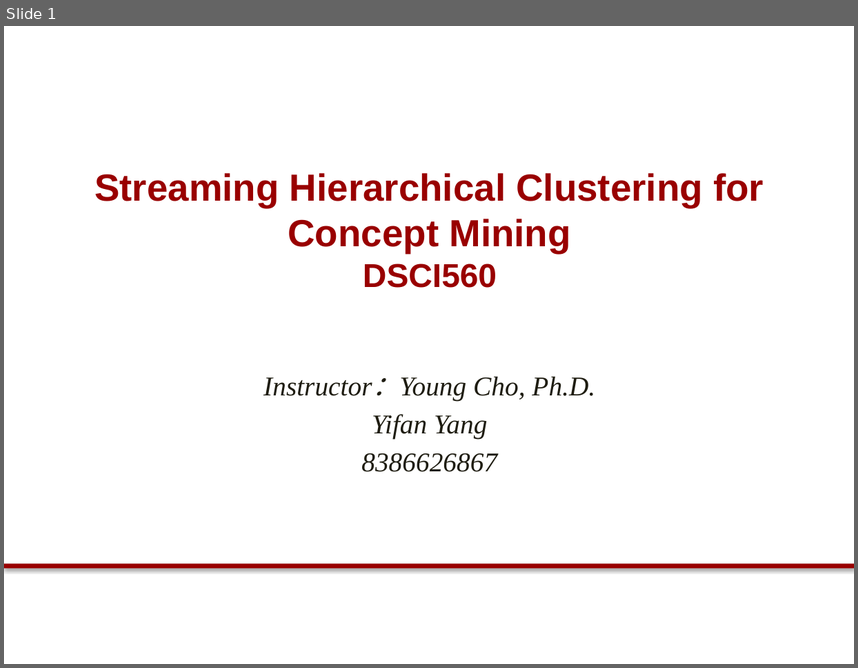
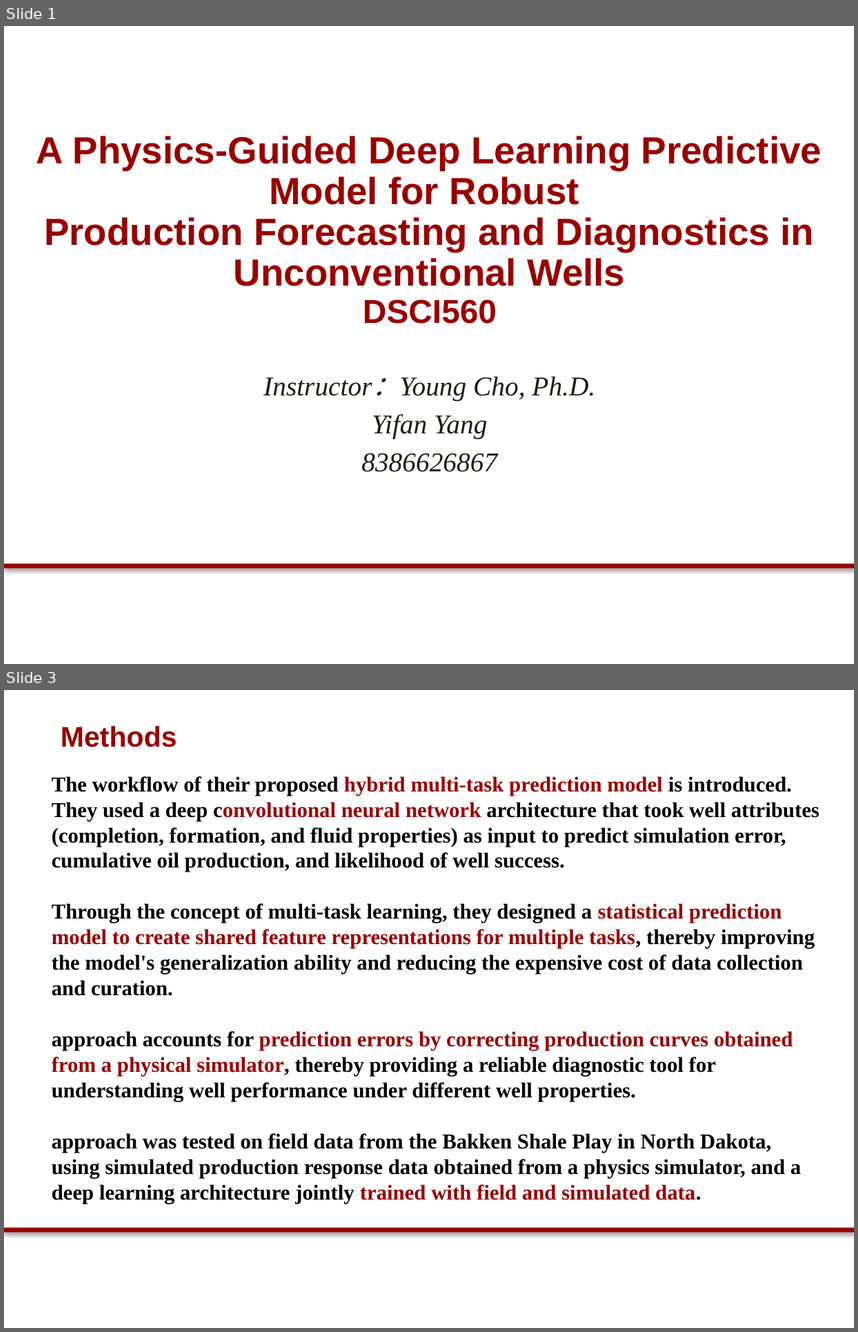
Before and after one commit to rayford295/DSCI560, a slide deck: DSCI560_Yifan Yang_Streaming Hierarchical.pptx. Shown one above the other, each under a label of ours: slide 1 before the commit, slides 1 and 3 after it; the slides between them are not shown. The pictures are 858x668 and 858x1332 pixels, drawn with LibreOffice and Linux fonts; fonts in the diff are those of the drawing; background and template pictures are left out. Boxes give left, top, right and bottom in pixels: in the first picture for what was removed or moved away, otherwise in the second. Text is boxed around its words. In the diff, an @@ line names an element or a change of style, - is before the commit and + after.

```diff
--- a/DSCI560_Yifan Yang_Streaming Hierarchical.pptx
+++ b/DSCI560_Yifan Yang_Streaming Hierarchical.pptx
@@ slide 3 added at (x1=4, y1=690, x2=854, y2=1328), background #FFFFFF; not listed: 1 template element that a slide beside it also shows @@
@@ text added at (x1=61, y1=726, x2=177, y2=747), 24 pt, text #990000, bold @@
+Methods
@@ text added at (x1=52, y1=776, x2=820, y2=1203), 18 pt, text #000000, bold @@
+The workflow of their proposed hybrid multi-task prediction model is introduced. They used a deep convolutional neural network architecture that took well attributes (completion, formation, and fluid properties) as input to predict simulation error, cumulative oil production, and likelihood of well success.
+Through the concept of multi-task learning, they designed a statistical prediction model to create shared feature representations for multiple tasks, thereby improving the model's generalization ability and reducing the expensive cost of data collection and curation.
+approach accounts for prediction errors by correcting production curves obtained from a physical simulator, thereby providing a reliable diagnostic tool for understanding well performance under different well properties.
+approach was tested on field data from the Bakken Shale Play in North Dakota, using simulated production response data obtained from a physics simulator, and a deep learning architecture jointly trained with field and simulated data.
@@ slide 1 changed as well @@
@@ text at (x1=36, y1=136, x2=822, y2=286): text changed @@
-Streaming Hierarchical Clustering for Concept Mining
+A Physics-Guided Deep Learning Predictive Model for Robust
+Production Forecasting and Diagnostics in Unconventional Wells
@@ text at (x1=363, y1=299, x2=497, y2=323): line spacing 1 to 0.9 @@
```
Also in this commit, not shown: 2 other slides changed, 1 other slide added, 3 slides removed, 1 other file.
